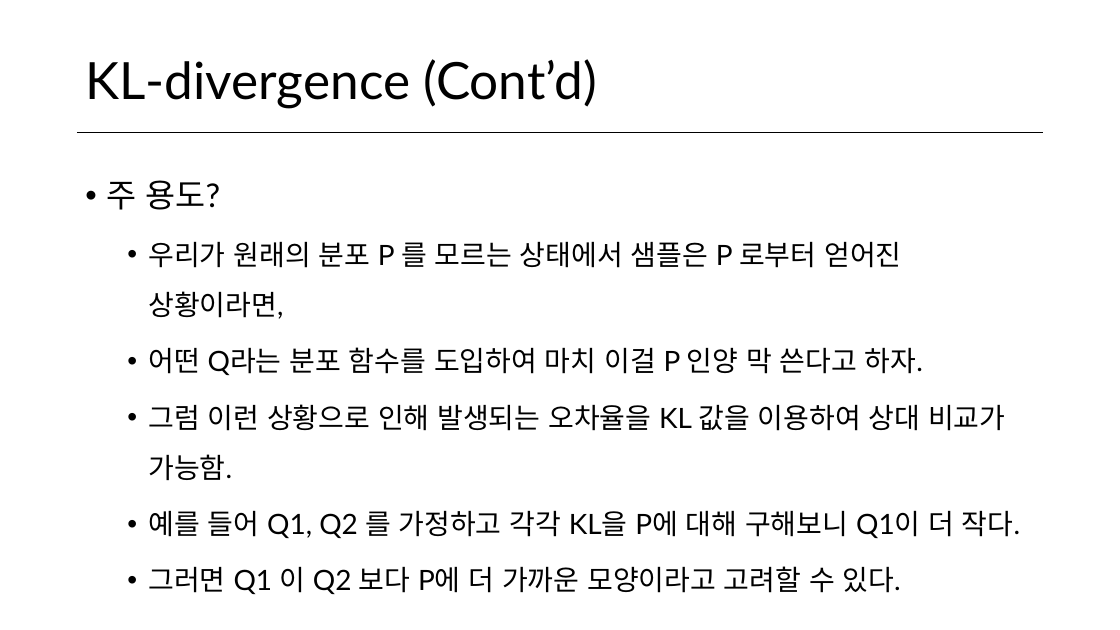
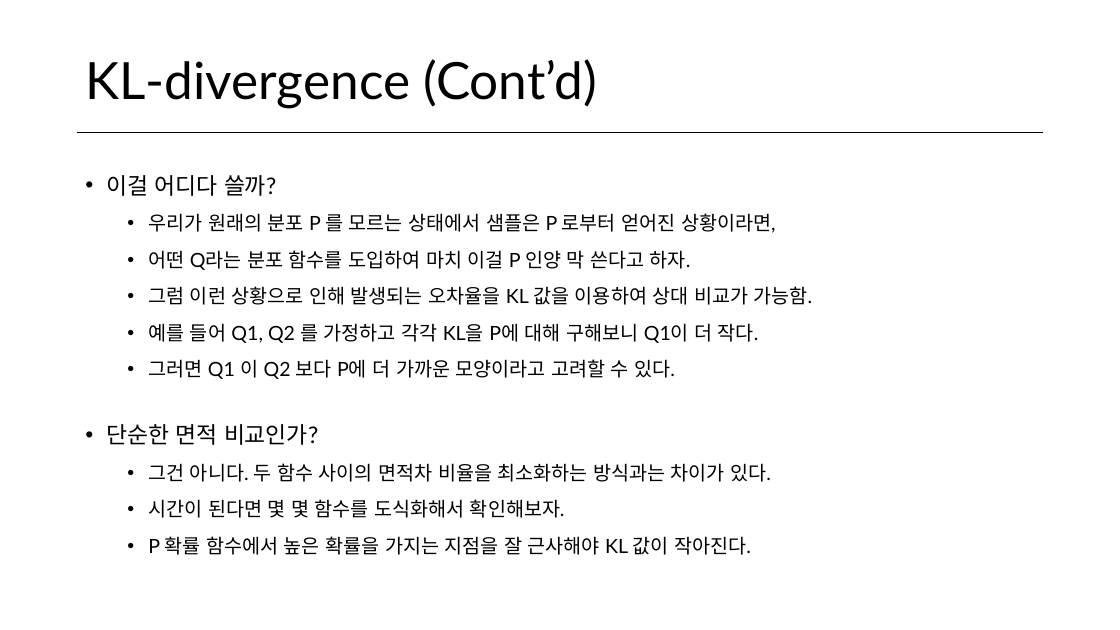
Before and after one commit to norman3/vi, a slide deck: slide 23 of vi.pptx (slide 22 before the commit). Drawn at 1120x630 pixels with LibreOffice and Linux fonts; fonts in the diff are those of the drawing. Boxes give left, top, right and bottom in pixels: in the first picture for what was removed or moved away, otherwise in the second. Text is boxed around its words. In the diff, an @@ line names an element or a change of style, - is before the commit and + after.

```diff
--- a/vi.pptx
+++ b/vi.pptx
@@ text at [106, 175, 276, 196]: text changed; size 28 to 19.6 pt @@
-• 주 용도?
+• 이걸 어디다 쓸까?
@@ text at [148, 213, 813, 379]: size 24 to 16.8 pt in "우리가 원래의 분포 P 를 모르는 상태에서 ...", "어떤 Q라는 분포 함수를 도입하여 마치 이걸 ...", "그럼 이런 상황으로 인해 발생되는 오차율을 KL ...", "예를 들어 Q1, Q2 를 가정하고 각각 ..." and 1 more places; line spacing 1.5 to 1.3 @@
@@ text at [106, 424, 772, 555]: paragraphs added @@
+• 단순한 면적 비교인가?
+  • 그건 아니다. 두 함수 사이의 면적차 비율을 최소화하는 방식과는 차이가 있다.
+  • 시간이 된다면 몇 몇 함수를 도식화해서 확인해보자.
+  • P 확률 함수에서 높은 확률을 가지는 지점을 잘 근사해야 KL 값이 작아진다.
```
Also in this commit, not shown: 14 other slides changed, 1 slide added, 1 other file.
